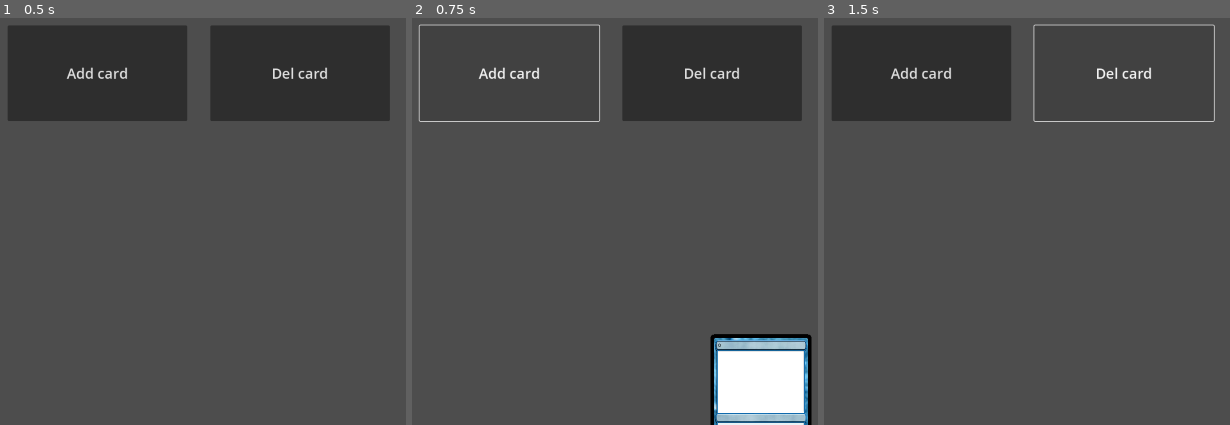
Above: before the commit, frames 1-3 (left to right).
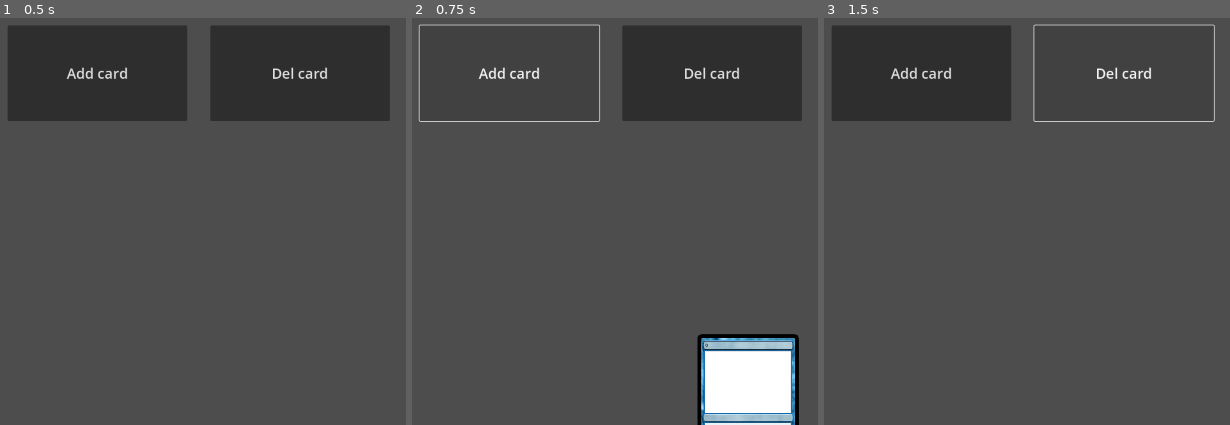
Above: after the commit, the same moments.

Repository: Crumbobly/CardProjectGame
Game: Godot game, scene res://scenes/del.tscn
The game is run twice, just before and just after one commit, with the same random seed, the same clock (stepped at 60 frames per second) and the same inputs.
Inputs:
- Up to frame 1 (0.5 s): no input
- Up to frame 2 (0.75 s): click "Add card" at 0.5 s
- Up to frame 3 (1.5 s): click "Del card" at 1.25 s

Frame 1 is identical in both runs. In frame 2, 2.3% of the frame differs, in the area x 70-99%, y 77-100%; in frame 3, nothing differs.

Commit message:
Често, я уже забыл что я делал. Поэтому такой комит

Diff:
--- a/scenes/card/card.gd
+++ b/scenes/card/card.gd
@@ -7,6 +7,7 @@
 
 @onready var CardNameLabel: Label = $CardNameLabel
 @onready var CardFrame: Sprite2D = $CardFrame
+@onready var CardArea: Area2D = $CardArea
 
 signal mouse_entered(card: Card)
 signal mouse_exited(card: Card)
--- a/scenes/del.tscn
+++ b/scenes/del.tscn
@@ -5,7 +5,7 @@
 [node name="Del" type="Node2D"]
 
 [node name="Hand" parent="." instance=ExtResource("1_3acub")]
-position = Vector2(900, 2200)
+position = Vector2(871, 2200)
 
 [node name="AddCardBtn" type="Button" parent="."]
 offset_left = 132.0
--- a/scenes/hand/hand.gd
+++ b/scenes/hand/hand.gd
@@ -26,6 +26,7 @@
 	for i in range(len(coords)):
 		var card = card_collection[i]
 		var card_pos = hand_circle.get_card_position(coords[i])
+
 		card.set_position(Vector2(card_pos[0], card_pos[1]))
 		card.set_rotation_degrees(card_pos[2])
 		card.height_offset = hand_circle.circle.shape.radius + card_pos[1]
